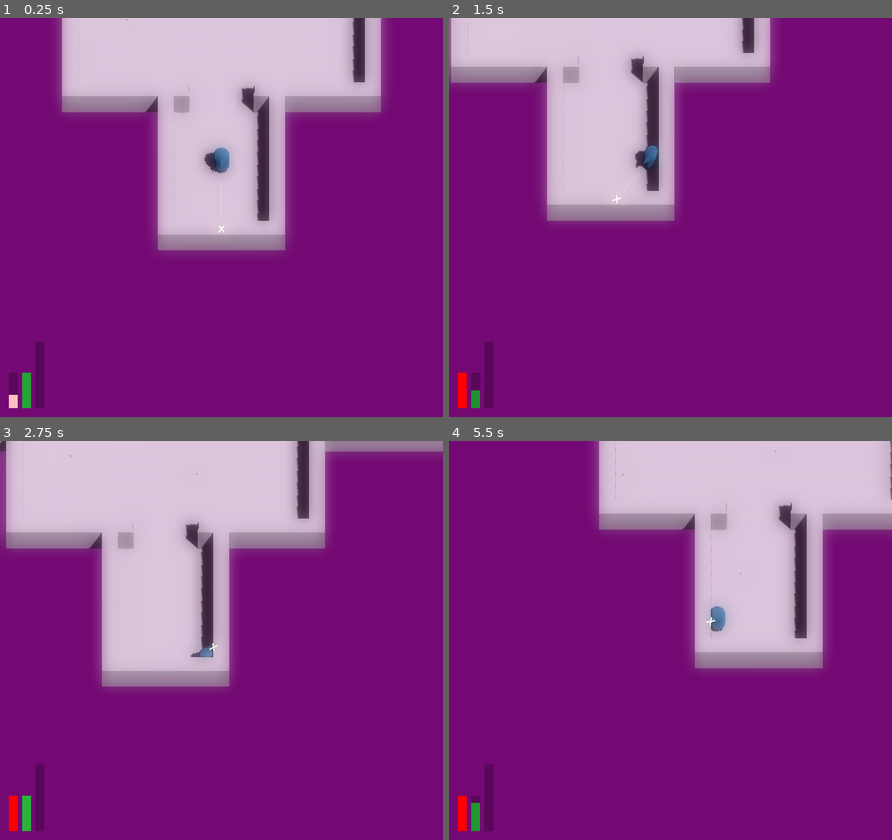
Above: before the commit, frames 1-4 (two rows, left to right).
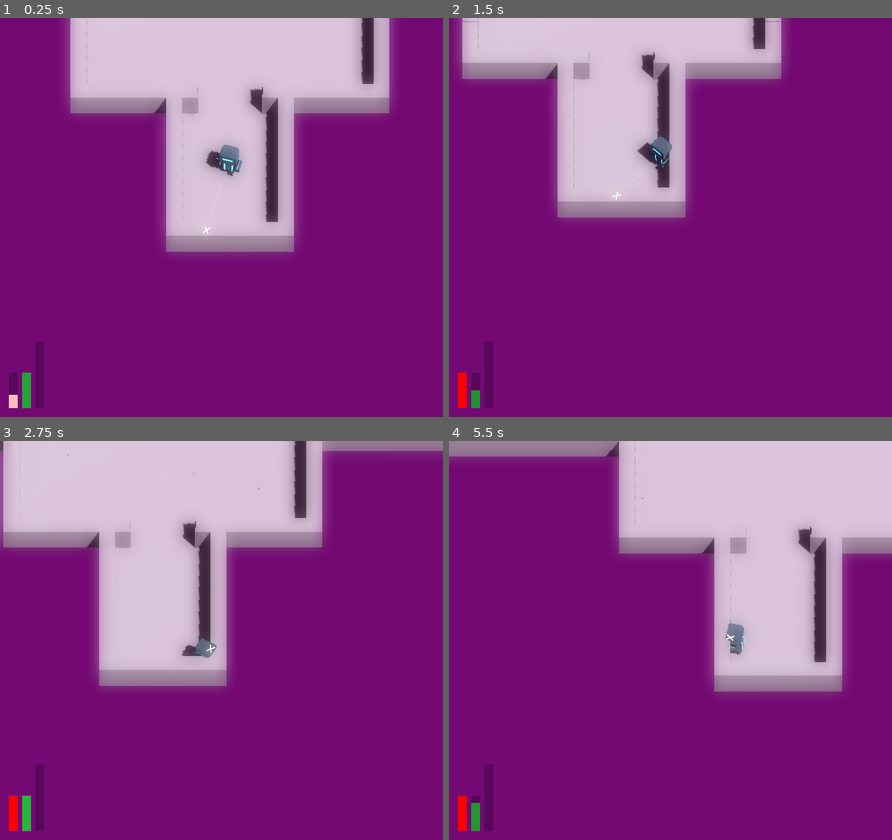
Above: after the commit, the same moments.

Repository: JackEvans24/bullet-absorb
Game: Godot game, scene res://scenes/main.tscn
Two runs of this game, one before a commit and one after it. Both use one fixed random seed, a clock stepped at 60 frames per second and the inputs below.
Inputs (mouse positions are in pixels of both pictures, inside the frame that each line leads up to):
- Up to frame 1 (0.25 s): no input
- Up to frame 2 (1.5 s): move the mouse to (767, 197) at 0.52 s; hold D (move_right) 0.53-1.28 s; tap Space (dash) at 0.6 s; move the mouse to (581, 237) at 1.27 s; hold S (move_back) from 1.28 s (still down); tap Ctrl (absorb) at 1.35 s
- Up to frame 3 (2.75 s): tap Space (dash) at 1.55, 2.1 s; move the mouse to (265, 552) at 2.02 s; release S (move_back) at 2.03 s; hold D (move_right) from 2.03 s (still down)
- Up to frame 4 (5.5 s): move the mouse to (648, 720) at 2.77 s; release D (move_right) at 2.78 s; hold W (move_forward) 2.78-3.53 s; click (648, 720) at 2.85 s; tap Space (dash) at 3.05, 3.6, 4.55, 5.1 s; move the mouse to (803, 700) at 3.52 s; hold A (move_left) 3.53-5.03 s; move the mouse to (537, 580) at 4.27 s; tap Ctrl (absorb) at 4.35 s; move the mouse to (692, 640) at 5.02 s; hold S (move_back) from 5.03 s (still down)

The runs differ from the first frame. In frame 1, 7.3% of the frame differs, in the area x 13-89%, y 0-59%; in frame 2, 8.1%; in frame 3, 2.3%; in frame 4, 15%, in the area x 0-100%, y 0-64%.

Commit message:
feat: import player model and update player materials

Diff:
--- a/materials/player/player.tres
+++ /dev/null
@@ -1,4 +0,0 @@
-[gd_resource type="StandardMaterial3D" format=3 uid="uid://beaa2b7evhbjh"]
-
-[resource]
-albedo_color = Color(0.2277, 0.50508, 0.69, 1)
--- /dev/null
+++ b/materials/player/player_body_dash.tres
@@ -0,0 +1,8 @@
+[gd_resource type="StandardMaterial3D" format=3 uid="uid://ch75junnd3ws8"]
+
+[resource]
+albedo_color = Color(0.721569, 0.823529, 1, 1)
+metallic = 1.0
+emission_enabled = true
+emission = Color(0.721569, 0.823529, 1, 1)
+emission_energy_multiplier = 0.1
--- /dev/null
+++ b/materials/player/player_body_default.tres
@@ -0,0 +1,5 @@
+[gd_resource type="StandardMaterial3D" format=3 uid="uid://hh5rgca6j4cq"]
+
+[resource]
+albedo_color = Color(0.72, 0.822667, 1, 1)
+metallic = 1.0
--- /dev/null
+++ b/materials/player/player_body_knockback.tres
@@ -0,0 +1,7 @@
+[gd_resource type="StandardMaterial3D" format=3 uid="uid://c4sm0bxdm8qtm"]
+
+[resource]
+albedo_color = Color(0.572988, 0.572988, 0.572988, 1)
+metallic = 1.0
+emission_enabled = true
+emission = Color(1, 1, 1, 1)
--- /dev/null
+++ b/materials/player/player_broken.tres
@@ -0,0 +1,7 @@
+[gd_resource type="StandardMaterial3D" format=3 uid="uid://dley2mod0wc1b"]
+
+[resource]
+albedo_color = Color(0.572988, 0.572988, 0.572988, 1)
+metallic = 1.0
+emission_enabled = true
+emission = Color(0.988, 1, 0.64, 1)
--- a/materials/player/player_dash.tres
+++ /dev/null
@@ -1,4 +0,0 @@
-[gd_resource type="StandardMaterial3D" format=3 uid="uid://cjk1dquq1tt1j"]
-
-[resource]
-albedo_color = Color(0.8, 0.92, 1, 1)
--- /dev/null
+++ b/materials/player/player_detail.tres
@@ -0,0 +1,5 @@
+[gd_resource type="StandardMaterial3D" format=3 uid="uid://cmco3s0yygsdu"]
+
+[resource]
+albedo_color = Color(0.4455, 0.609525, 0.81, 1)
+metallic = 1.0
--- a/materials/player/player_knockback.tres
+++ /dev/null
@@ -1,8 +0,0 @@
-[gd_resource type="StandardMaterial3D" format=3 uid="uid://ckbmoxn51apxx"]
-
-[resource]
-transparency = 1
-albedo_color = Color(0.329412, 0.733333, 1, 0.705882)
-emission_enabled = true
-emission = Color(0.352941, 0.737255, 0.917647, 1)
-emission_energy_multiplier = 2.0
--- a/materials/player/player_recovery.tres
+++ /dev/null
@@ -1,4 +0,0 @@
-[gd_resource type="StandardMaterial3D" format=3 uid="uid://dlj8u7o0rqldc"]
-
-[resource]
-albedo_color = Color(0.2013, 0.44652, 0.61, 1)
--- /dev/null
+++ b/materials/player/player_shine.tres
@@ -0,0 +1,7 @@
+[gd_resource type="StandardMaterial3D" format=3 uid="uid://daj230qkurmwj"]
+
+[resource]
+albedo_color = Color(0.572988, 0.572988, 0.572988, 1)
+metallic = 1.0
+emission_enabled = true
+emission = Color(0.33, 0.732, 1, 1)
--- a/models/player/player_internal.tres
+++ b/models/player/player_internal.tres
@@ -1,3 +1,5 @@
 [gd_resource type="CapsuleShape3D" format=3 uid="uid://c4tuvev8wasc3"]
 
 [resource]
+radius = 0.4
+height = 1.8
--- /dev/null
+++ b/prefabs/particles/sparks.tscn
@@ -0,0 +1,45 @@
+[gd_scene load_steps=7 format=3 uid="uid://dx62vkst3yru6"]
+
+[ext_resource type="Material" uid="uid://dley2mod0wc1b" path="res://materials/player/player_broken.tres" id="1_1odq8"]
+
+[sub_resource type="Curve" id="Curve_vova2"]
+_data = [Vector2(0, 0), 0.0, 14.2044, 0, 0, Vector2(0.0217391, 1), 0.0, 0.0, 0, 0, Vector2(0.0688406, 0), 0.0, 0.0, 0, 0]
+point_count = 3
+
+[sub_resource type="CurveTexture" id="CurveTexture_mp5y6"]
+curve = SubResource("Curve_vova2")
+
+[sub_resource type="ParticleProcessMaterial" id="ParticleProcessMaterial_wp5qj"]
+particle_flag_align_y = true
+direction = Vector3(0, 0, 1)
+initial_velocity_min = 1.0
+initial_velocity_max = 1.0
+radial_velocity_min = 2.0
+radial_velocity_max = 2.0
+gravity = Vector3(0, 0, 0)
+scale_curve = SubResource("CurveTexture_mp5y6")
+turbulence_noise_strength = 8.0
+turbulence_noise_scale = 0.5
+turbulence_noise_speed = Vector3(1, 1, 1)
+turbulence_influence_min = 0.0
+turbulence_influence_max = 0.5
+
+[sub_resource type="Curve" id="Curve_tfv7k"]
+_data = [Vector2(0, 0.307792), 0.0, 0.0, 0, 0, Vector2(0.493507, 1), 0.0, 0.0, 0, 0, Vector2(1, 0.172727), 0.0, 0.0, 0, 0]
+point_count = 3
+
+[sub_resource type="TubeTrailMesh" id="TubeTrailMesh_xd76p"]
+material = ExtResource("1_1odq8")
+radius = 0.02
+radial_steps = 10
+sections = 2
+section_length = 0.1
+curve = SubResource("Curve_tfv7k")
+
+[node name="Sparks" type="GPUParticles3D"]
+transform = Transform3D(1, 0, 0, 0, 1, 0, 0, 0, 1, -0.2, -0.3, 1.6)
+amount = 20
+lifetime = 4.0
+explosiveness = 0.9
+process_material = SubResource("ParticleProcessMaterial_wp5qj")
+draw_pass_1 = SubResource("TubeTrailMesh_xd76p")
--- a/prefabs/player.tscn
+++ b/prefabs/player/player.tscn
@@ -1,7 +1,6 @@
-[gd_scene load_steps=42 format=3 uid="uid://c3tj0pdcum4wd"]
+[gd_scene load_steps=40 format=3 uid="uid://c3tj0pdcum4wd"]
 
 [ext_resource type="Script" path="res://scripts/mechanics/player/player.gd" id="1_u023k"]
-[ext_resource type="Material" uid="uid://beaa2b7evhbjh" path="res://materials/player/player.tres" id="2_di4ke"]
 [ext_resource type="Script" path="res://scripts/state/move_state_machine.gd" id="2_pauji"]
 [ext_resource type="Script" path="res://scripts/mechanics/shared/health.gd" id="2_pcwtq"]
 [ext_resource type="Script" path="res://scripts/mechanics/player/absorb.gd" id="2_sawo1"]
@@ -12,19 +11,20 @@
 [ext_resource type="Material" uid="uid://dq2ufo1kpypca" path="res://materials/player/player_absorb_halo.tres" id="4_poddg"]
 [ext_resource type="PackedScene" uid="uid://dl5unqhv0x3ox" path="res://prefabs/bullets/player_bullet.tscn" id="5_twt6l"]
 [ext_resource type="Script" path="res://scripts/mechanics/player/movement/knockback.gd" id="5_unin6"]
-[ext_resource type="Material" uid="uid://cjk1dquq1tt1j" path="res://materials/player/player_dash.tres" id="6_gxbhd"]
+[ext_resource type="Material" uid="uid://ch75junnd3ws8" path="res://materials/player/player_body_dash.tres" id="5_x6ib0"]
 [ext_resource type="Shape3D" uid="uid://c4tuvev8wasc3" path="res://models/player/player_internal.tres" id="7_iumbl"]
-[ext_resource type="Material" uid="uid://ckbmoxn51apxx" path="res://materials/player/player_knockback.tres" id="9_e4s4u"]
+[ext_resource type="Material" uid="uid://c4sm0bxdm8qtm" path="res://materials/player/player_body_knockback.tres" id="8_bi3ql"]
 [ext_resource type="Script" path="res://scripts/mechanics/player/player_body.gd" id="10_18rdm"]
 [ext_resource type="Script" path="res://scripts/mechanics/player/aim/player_aim.gd" id="10_gaav5"]
 [ext_resource type="Shape3D" uid="uid://b143a5k1xv5rx" path="res://models/player/player_external.tres" id="11_p7nyd"]
 [ext_resource type="Script" path="res://scripts/mechanics/player/dash.gd" id="11_s2u1f"]
-[ext_resource type="Material" uid="uid://dlj8u7o0rqldc" path="res://materials/player/player_recovery.tres" id="12_cbt3u"]
 [ext_resource type="PackedScene" uid="uid://cw3xyogbakvqj" path="res://prefabs/particles/fire_fail_particles.tscn" id="12_d68f3"]
 [ext_resource type="Script" path="res://scripts/mechanics/player/aim/controller_aim_direction.gd" id="12_j1ytq"]
 [ext_resource type="Script" path="res://scripts/mechanics/player/aim/mouse_aim_direction.gd" id="12_j7rkf"]
 [ext_resource type="Material" uid="uid://bl15jqbmjfvys" path="res://materials/player/player_dash_particle.tres" id="20_n80do"]
 [ext_resource type="Script" path="res://scripts/mechanics/player/reticule.gd" id="21_tbx8f"]
+[ext_resource type="Material" uid="uid://hh5rgca6j4cq" path="res://materials/player/player_body_default.tres" id="21_yrqox"]
+[ext_resource type="PackedScene" uid="uid://cvcrnrlmmv7qr" path="res://prefabs/player/player_body.tscn" id="23_m7jo1"]
 
 [sub_resource type="SphereShape3D" id="SphereShape3D_4kfv7"]
 radius = 5.0
@@ -54,16 +54,6 @@
 material = ExtResource("4_ep8r4")
 radius = 0.2
 height = 0.4
-
-[sub_resource type="CapsuleMesh" id="CapsuleMesh_xm2o2"]
-material = ExtResource("2_di4ke")
-
-[sub_resource type="CylinderMesh" id="CylinderMesh_ugy6r"]
-material = ExtResource("2_di4ke")
-top_radius = 0.01
-bottom_radius = 0.3
-height = 0.6
-radial_segments = 8
 
 [sub_resource type="Curve" id="Curve_d1fyx"]
 _data = [Vector2(0, 1), 0.0, 0.0, 0, 0, Vector2(1, 0), -2.81353, 0.0, 0, 0]
@@ -132,7 +122,7 @@
 can_fire = false
 can_absorb = false
 can_take_damage = false
-body_material = ExtResource("6_gxbhd")
+body_material = ExtResource("5_x6ib0")
 
 [node name="Dead" type="Node" parent="MoveState"]
 script = ExtResource("4_koxfs")
@@ -146,7 +136,7 @@
 can_fire = false
 can_absorb = false
 can_take_damage = false
-body_material = ExtResource("9_e4s4u")
+body_material = ExtResource("8_bi3ql")
 
 [node name="Run" type="Node" parent="MoveState"]
 script = ExtResource("3_60agh")
@@ -210,19 +200,14 @@
 [node name="Pivot" type="Node3D" parent="."]
 transform = Transform3D(1, 0, 0, 0, 1, 0, 0, 0, 1, 0, 1, 0)
 script = ExtResource("10_18rdm")
-default_material = ExtResource("2_di4ke")
-recovery_material = ExtResource("12_cbt3u")
-
-[node name="Body" type="MeshInstance3D" parent="Pivot"]
-mesh = SubResource("CapsuleMesh_xm2o2")
-skeleton = NodePath("../..")
-
-[node name="Nose" type="MeshInstance3D" parent="Pivot"]
-transform = Transform3D(1, 0, 0, 0, -4.37114e-08, 1, 0, -1, -4.37114e-08, 0, 0.5, -0.6)
-mesh = SubResource("CylinderMesh_ugy6r")
+default_material = ExtResource("21_yrqox")
+recovery_material = ExtResource("21_yrqox")
+
+[node name="fusion_bot" parent="Pivot" instance=ExtResource("23_m7jo1")]
+transform = Transform3D(-1.74846e-08, 0, 0.4, 0, 0.4, 0, -0.4, 0, -1.74846e-08, 0, 0, 0)
 
 [node name="FirePoint" type="Node3D" parent="Pivot"]
-transform = Transform3D(1, 0, 0, 0, 1, 0, 0, 0, 1, 0, 0, -1.2)
+transform = Transform3D(1, 0, 0, 0, 1, 0, 0, 0, 1, -0.64, 0, -1)
 
 [node name="HurtParticles" type="GPUParticles3D" parent="Pivot"]
 cast_shadow = 0
--- /dev/null
+++ b/prefabs/player/player_body.tscn
@@ -0,0 +1,39 @@
+[gd_scene load_steps=8 format=3 uid="uid://cvcrnrlmmv7qr"]
+
+[ext_resource type="PackedScene" uid="uid://cya6vorsdg1em" path="res://models/player/fusion_bot.glb" id="1_uryam"]
+[ext_resource type="Material" uid="uid://hh5rgca6j4cq" path="res://materials/player/player_body_default.tres" id="2_b5lf6"]
+[ext_resource type="Material" uid="uid://cmco3s0yygsdu" path="res://materials/player/player_detail.tres" id="3_mbe5n"]
+[ext_resource type="Material" uid="uid://daj230qkurmwj" path="res://materials/player/player_shine.tres" id="4_4is0i"]
+[ext_resource type="Material" uid="uid://dga7w1qkxh0t3" path="res://materials/darkness.tres" id="5_pk8gx"]
+[ext_resource type="Material" uid="uid://dley2mod0wc1b" path="res://materials/player/player_broken.tres" id="6_dltoh"]
+[ext_resource type="PackedScene" uid="uid://dx62vkst3yru6" path="res://prefabs/particles/sparks.tscn" id="7_a24h5"]
+
+[node name="fusion_bot" instance=ExtResource("1_uryam")]
+transform = Transform3D(0.25, 0, 0, 0, 0.25, 0, 0, 0, 0.25, 0, 0, 0)
+
+[node name="Body" parent="." index="0"]
+surface_material_override/0 = ExtResource("2_b5lf6")
+surface_material_override/1 = ExtResource("3_mbe5n")
+surface_material_override/2 = ExtResource("4_4is0i")
+surface_material_override/3 = ExtResource("5_pk8gx")
+
+[node name="Arm_Right" parent="." index="1"]
+transform = Transform3D(1, 0, 0, 0, 1, 0, 0, 0, 1, 0, -0.4, 0)
+surface_material_override/0 = ExtResource("2_b5lf6")
+surface_material_override/1 = ExtResource("3_mbe5n")
+surface_material_override/2 = ExtResource("6_dltoh")
+surface_material_override/3 = ExtResource("5_pk8gx")
+
+[node name="Sparks" parent="Arm_Right" index="0" instance=ExtResource("7_a24h5")]
+
+[node name="Head" parent="." index="2"]
+surface_material_override/0 = ExtResource("2_b5lf6")
+surface_material_override/1 = ExtResource("3_mbe5n")
+surface_material_override/2 = ExtResource("4_4is0i")
+surface_material_override/3 = ExtResource("5_pk8gx")
+
+[node name="Arm_Left" parent="." index="3"]
+surface_material_override/0 = ExtResource("2_b5lf6")
+surface_material_override/1 = ExtResource("3_mbe5n")
+surface_material_override/2 = ExtResource("4_4is0i")
+surface_material_override/3 = ExtResource("5_pk8gx")
--- a/scenes/main.tscn
+++ b/scenes/main.tscn
@@ -1,6 +1,6 @@
 [gd_scene load_steps=23 format=3 uid="uid://ccgpc6v5lruew"]
 
-[ext_resource type="PackedScene" uid="uid://c3tj0pdcum4wd" path="res://prefabs/player.tscn" id="1_e5x1h"]
+[ext_resource type="PackedScene" uid="uid://c3tj0pdcum4wd" path="res://prefabs/player/player.tscn" id="1_e5x1h"]
 [ext_resource type="Script" path="res://scripts/main.gd" id="1_rtjol"]
 [ext_resource type="PackedScene" uid="uid://bhxrs6pph350t" path="res://scenes/hud.tscn" id="2_bqahq"]
 [ext_resource type="Texture2D" uid="uid://b5lppbtmrhid0" path="res://textures/texture_07.png" id="2_jtr86"]
--- a/scripts/mechanics/player/player_body.gd
+++ b/scripts/mechanics/player/player_body.gd
@@ -4,14 +4,25 @@
 @export var default_material: Material
 @export var recovery_material: Material
 
-@onready var body: MeshInstance3D = $Body
-@onready var nose: MeshInstance3D = $Nose
 @onready var hurt_particles: GPUParticles3D = $HurtParticles
 @onready var dash_particles: GPUParticles3D = $DashParticles
+
+var meshes: Array[MeshInstance3D]
 
 var current_move_state: MoveState
 var is_invincible: bool = false
 var current_material: Material
+
+func _ready():
+	get_meshes_recursive(self)
+
+func get_meshes_recursive(node: Node):
+	for child in node.get_children():
+		if child.name == "Reticule":
+			continue
+		if child is MeshInstance3D:
+			meshes.push_back(child as MeshInstance3D)
+		get_meshes_recursive(child)
 
 func _on_invincibility_changed(invincible: bool):
 	is_invincible = invincible
@@ -24,7 +35,9 @@
 	if current_material == new_material:
 		return
 	current_material = new_material
-	body.set_surface_override_material(0, current_material)
+
+	for mesh in meshes:
+		mesh.set_surface_override_material(0, current_material)
 
 func calculate_current_material() -> Material:
 	if current_move_state != null and current_move_state.body_material != null:
Binary file added: models/player/fusion_bot.glb
Not shown, added: models/player/fusion_bot.glb.import
